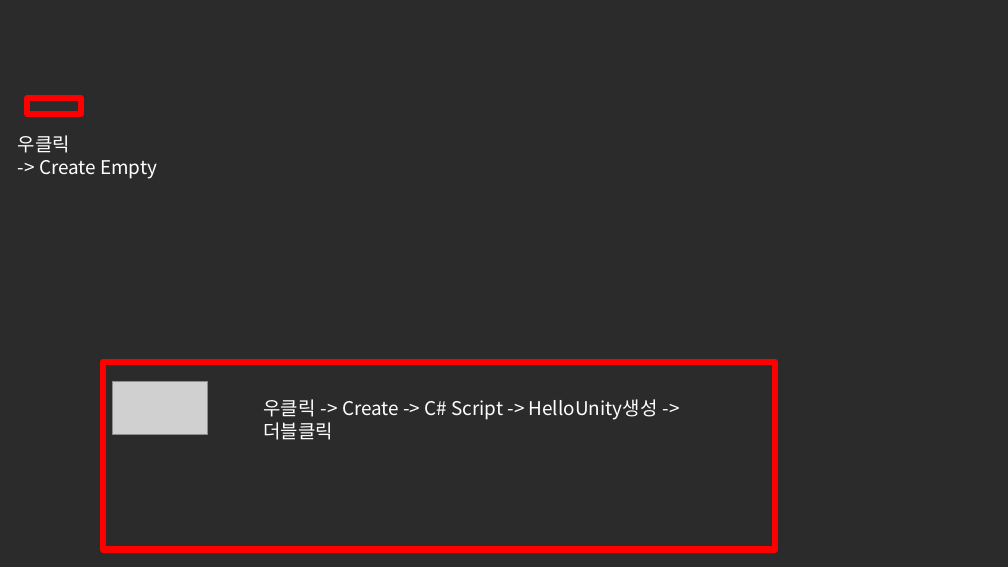
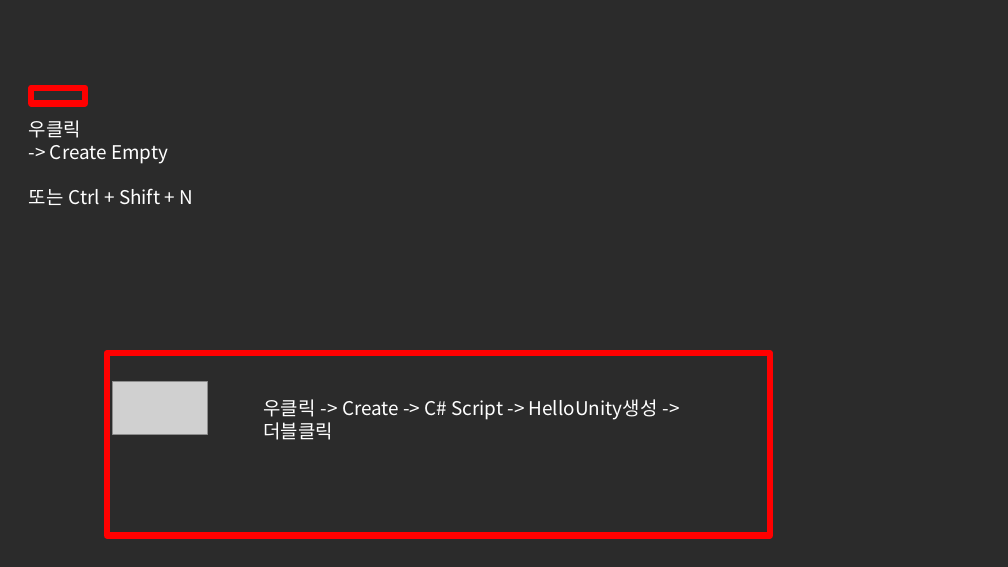
Before and after one commit to Comet-Csms/Unity, a slide deck: slide 19 of Learning Materials/Unity/환경설정.pptx (slide 17 before the commit). Drawn at 1008x567 pixels with LibreOffice and Linux fonts; fonts in the diff are those of the drawing; grey boxes stand for pictures; background and template pictures are left out; a plain dark background stands for a picture behind light text. Boxes give left, top, right and bottom in pixels: in the first picture for what was removed or moved away, otherwise in the second. Text is boxed around its words. In the diff, an @@ line names an element or a change of style, - is before the commit and + after.

```diff
--- a/Learning Materials/Unity/환경설정.pptx
+++ b/Learning Materials/Unity/환경설정.pptx
@@ rectangle: place and size @@
-rectangle at bbox=[27, 98, 81, 114]
+rectangle at bbox=[31, 88, 85, 104]
@@ text "우클릭": place and size @@
-text "우클릭" at bbox=[18, 135, 157, 179]
+text "우클릭" at bbox=[29, 120, 193, 205]
@@ text at bbox=[29, 188, 193, 205]: paragraph added @@
+또는 Ctrl + Shift + N
@@ rectangle: place and size @@
-rectangle at bbox=[103, 362, 775, 550]
+rectangle at bbox=[107, 353, 770, 535]
```
Also in this commit, not shown: 2 other slides changed, 8 slides added, 2 slides removed.
